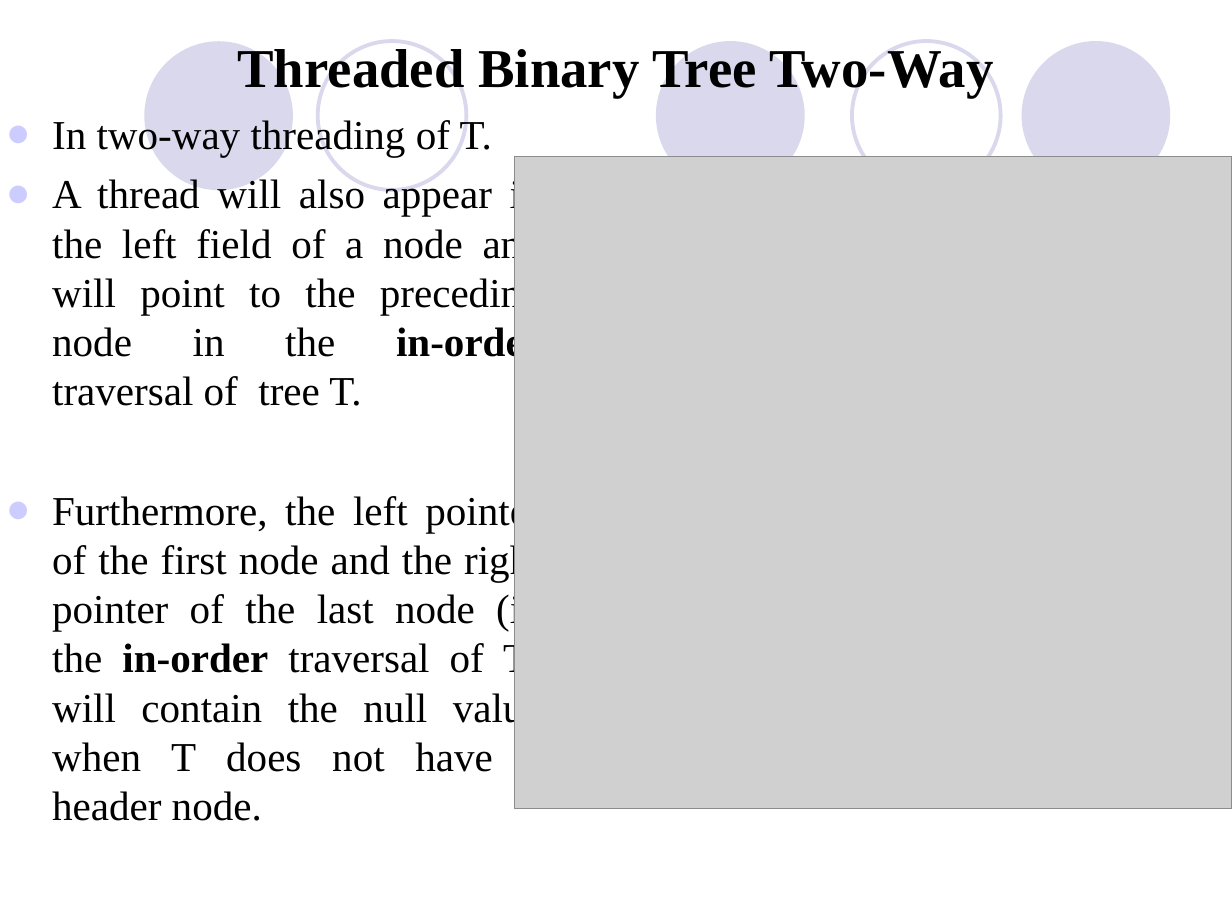
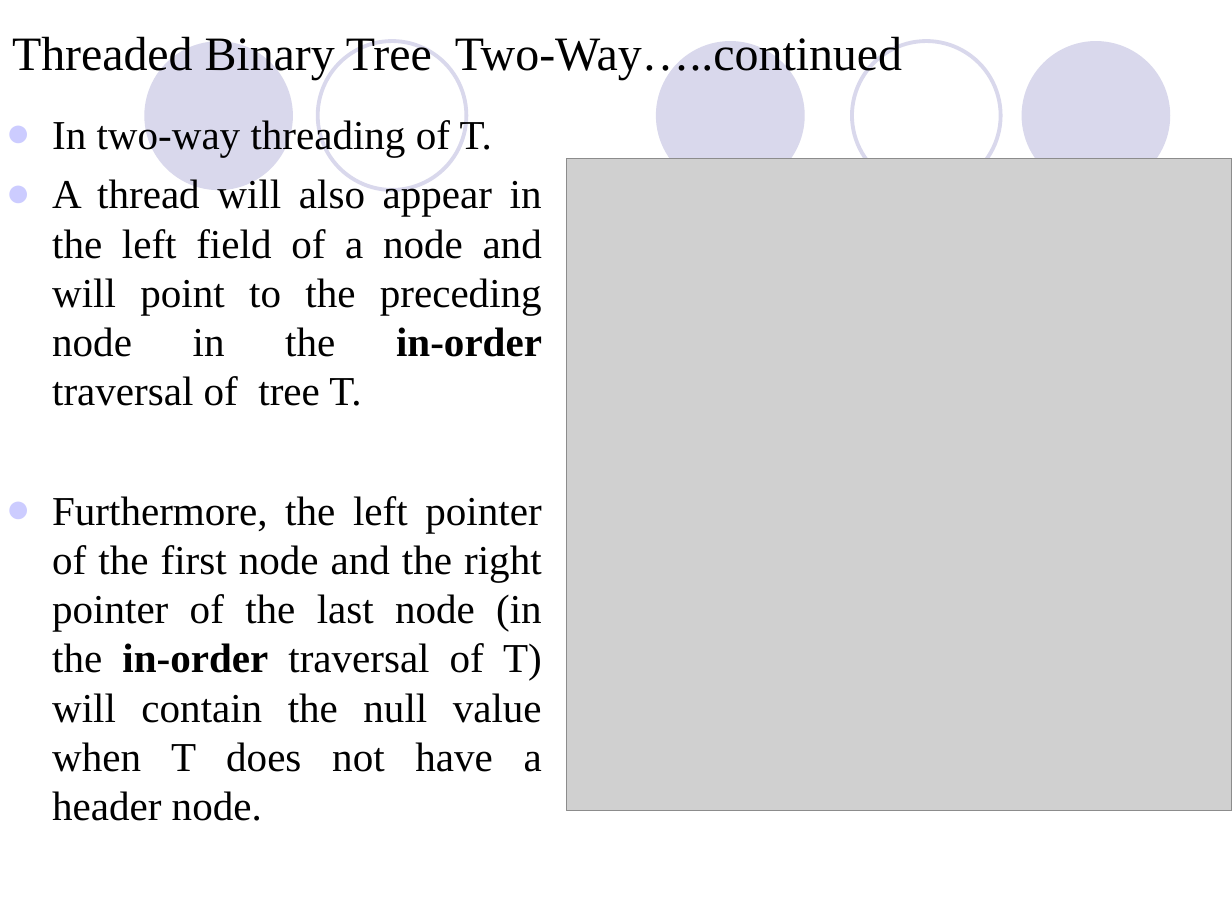
Before and after one commit to Rustam-Z/data-structures-and-algorithms, a slide deck: slide 10 of lecture notes/Threaded_Binary-_TREES.ppt (slide 9 before the commit). Drawn at 1232x924 pixels with LibreOffice and Linux fonts; fonts in the diff are those of the drawing; grey boxes stand for pictures. Boxes give left, top, right and bottom in pixels: in the first picture for what was removed or moved away, otherwise in the second. Text is boxed around its words. In the diff, an @@ line names an element or a change of style, - is before the commit and + after.

```diff
--- a/lecture notes/Threaded_Binary-_TREES.ppt
+++ b/lecture notes/Threaded_Binary-_TREES.ppt
@@ text at [12,36,902,80]: text changed; size 32 to 28 pt; bold off @@
-Threaded Binary Tree Two-Way
+Threaded Binary Tree Two-Way…..continued
@@ picture: place and size @@
-picture at [515,156,1232,808]
+picture at [567,159,1232,811]
```
Also in this commit, not shown: 10 other slides changed, 1 slide added, 2 slides removed, 10 other files.
